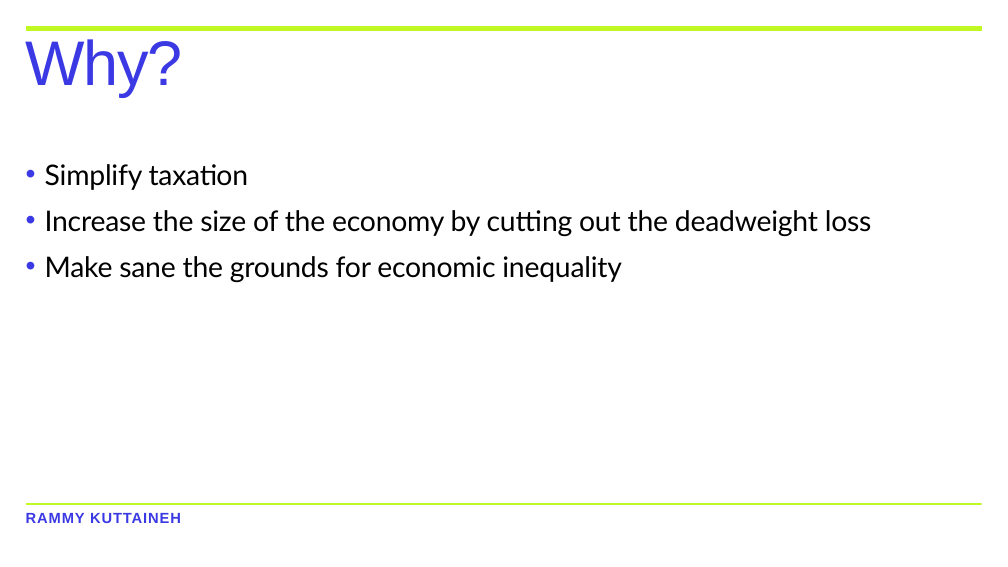
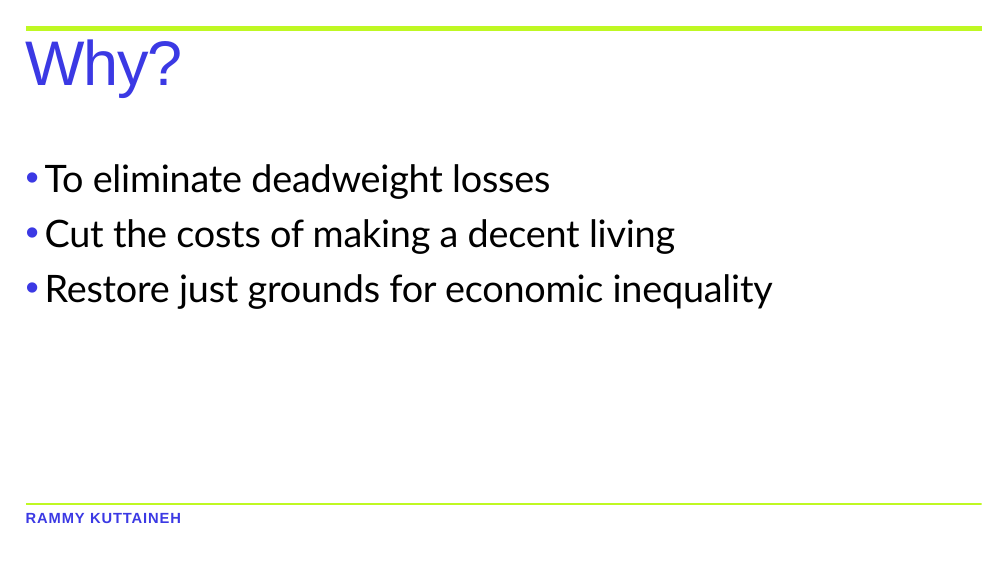
Before and after one commit to kuttaineh/unititle, a slide deck: slide 9 of TRANSITION.ppsx. Drawn at 1008x567 pixels with LibreOffice and Linux fonts; fonts in the diff are those of the drawing. Boxes give left, top, right and bottom in pixels: in the first picture for what was removed or moved away, otherwise in the second. Text is boxed around its words. In the diff, an @@ line names an element or a change of style, - is before the commit and + after.

```diff
--- a/TRANSITION.ppsx
+++ b/TRANSITION.ppsx
@@ text at bbox=[45, 164, 773, 309]: text changed; size 54 to 72 pt @@
-• Simplify taxation
-• Increase the size of the economy by cutting out the deadweight loss
-• Make sane the grounds for economic inequality
+• To eliminate deadweight losses
+• Cut the costs of making a decent living
+• Restore just grounds for economic inequality
```
Also in this commit, not shown: 4 other slides changed.
